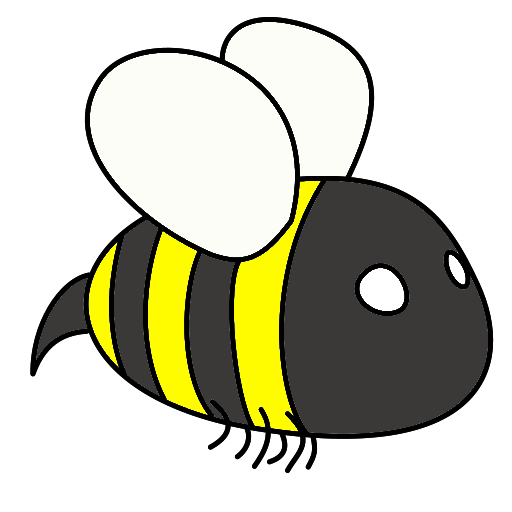
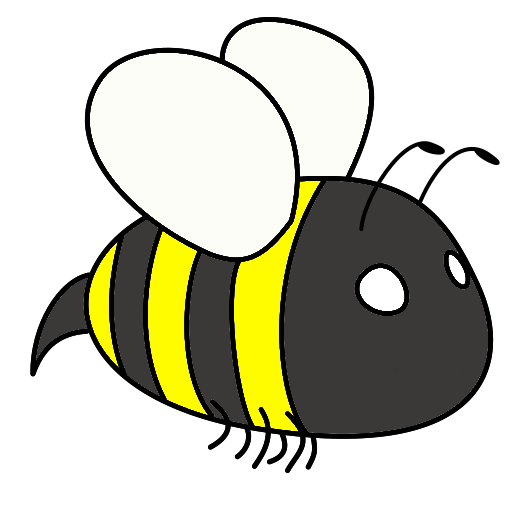
Layered file, before and after one edit (512×512). Changes by layer:
painted on "Layer #1" over (x1=359, y1=141, x2=500, y2=231)
